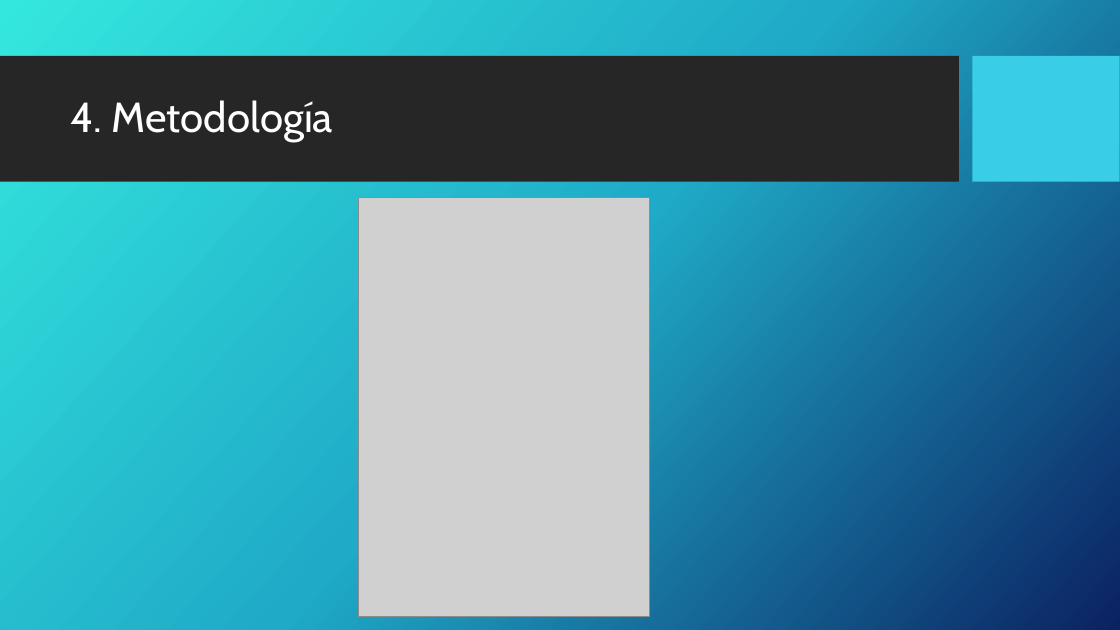
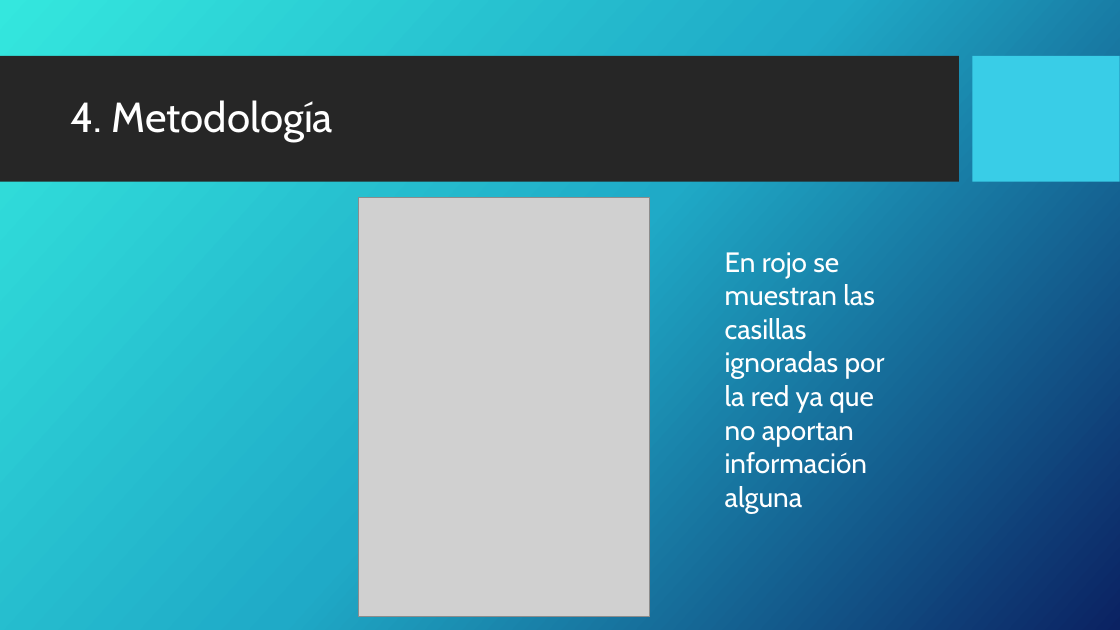
Before and after one commit to luciadcf/Trabajo-IA-Tetris, a slide deck: slide 15 of El Buscaminas.pptx. Drawn at 1120x630 pixels with LibreOffice and Linux fonts; fonts in the diff are those of the drawing; grey boxes stand for pictures; background and template pictures are left out. Boxes give left, top, right and bottom in pixels: in the first picture for what was removed or moved away, otherwise in the second. Text is boxed around its words. In the diff, an @@ line names an element or a change of style, - is before the commit and + after.

```diff
--- a/El Buscaminas.pptx
+++ b/El Buscaminas.pptx
@@ text added at (725, 252, 885, 513), 24 pt, text #FFFFFF @@
+En rojo se muestran las casillas ignoradas por la red ya que no aportan información alguna
```
Also in this commit, not shown: 1 other slide changed.
